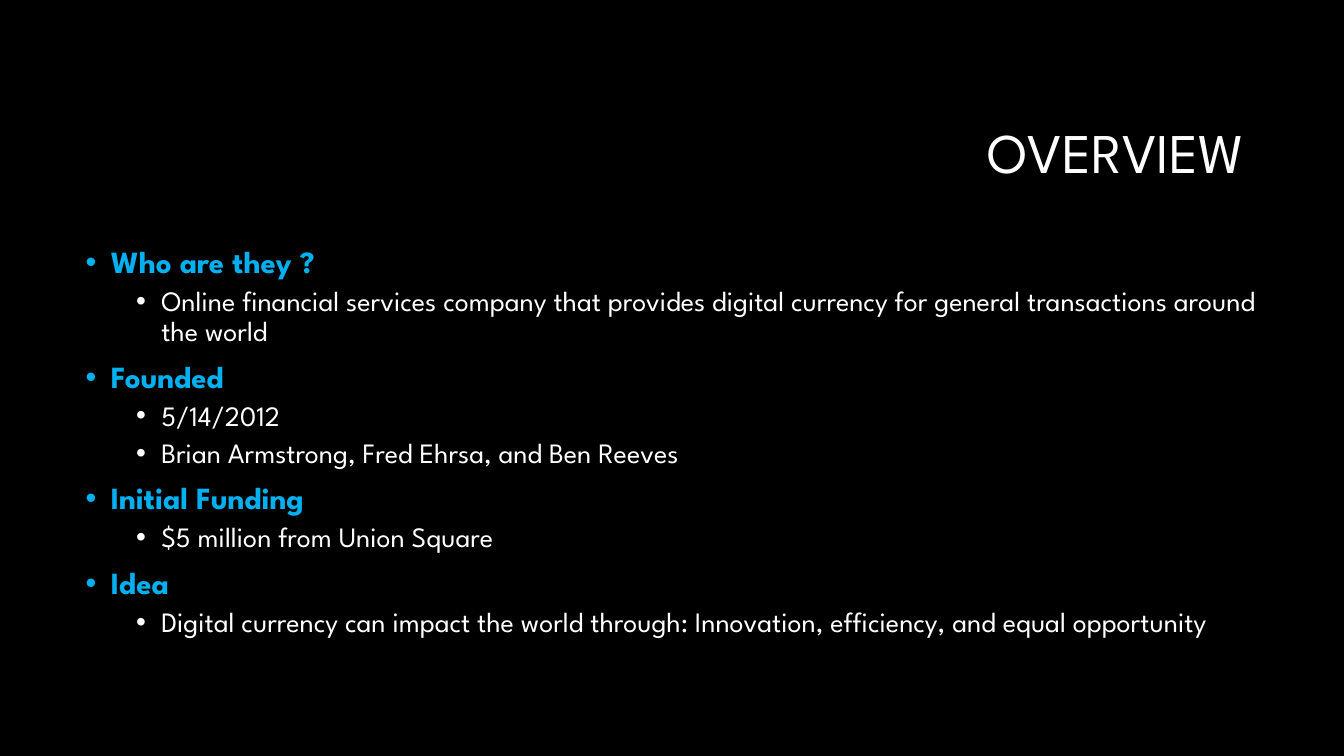
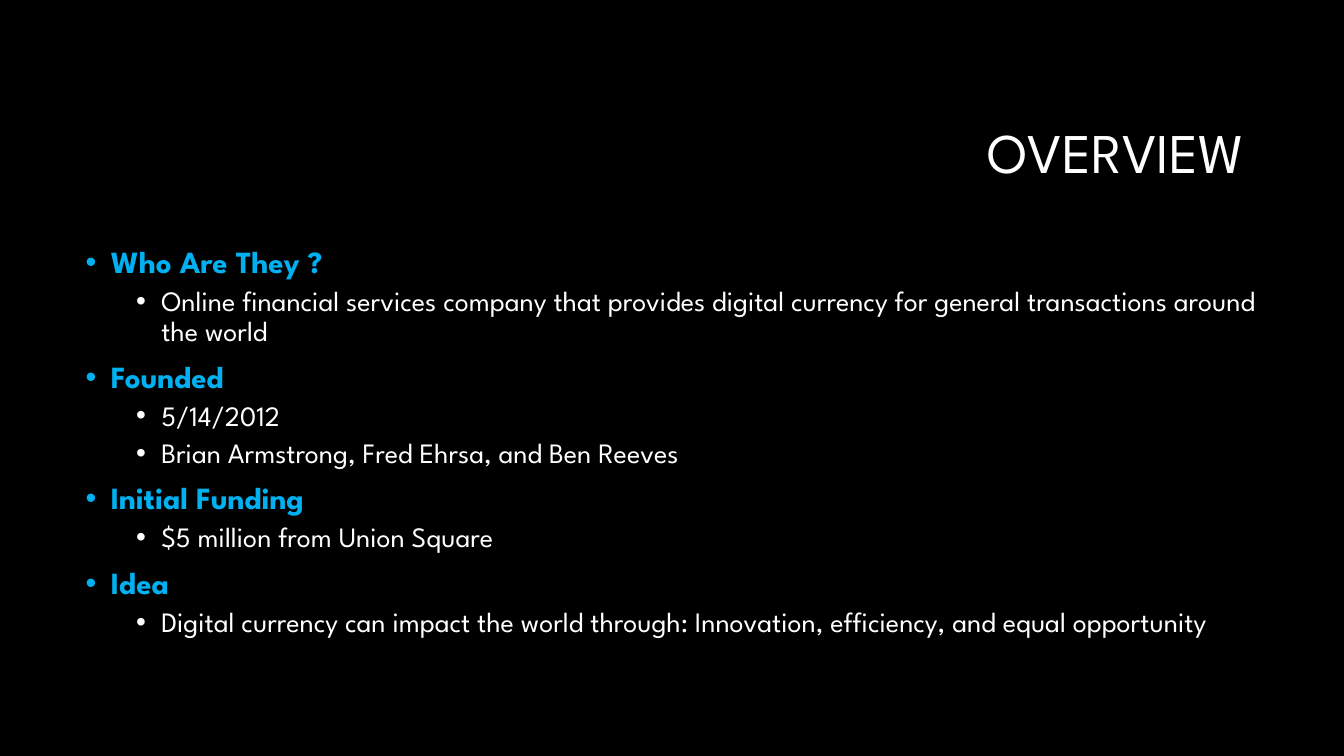
Before and after one commit to gesmith0606/Coinbase_Casestudy, a slide deck: slide 2 of FinTech Coinbase slides.pptx. Drawn at 1344x756 pixels with LibreOffice and Linux fonts; fonts in the diff are those of the drawing; background and template pictures are left out. Boxes give left, top, right and bottom in pixels: in the first picture for what was removed or moved away, otherwise in the second. Text is boxed around its words. In the diff, an @@ line names an element or a change of style, - is before the commit and + after.

```diff
--- a/FinTech Coinbase slides.pptx
+++ b/FinTech Coinbase slides.pptx
@@ text at [111, 251, 300, 280]: text changed @@
-• Who are they ?
+• Who Are They ?
```
Also in this commit, not shown: 5 other slides changed.
